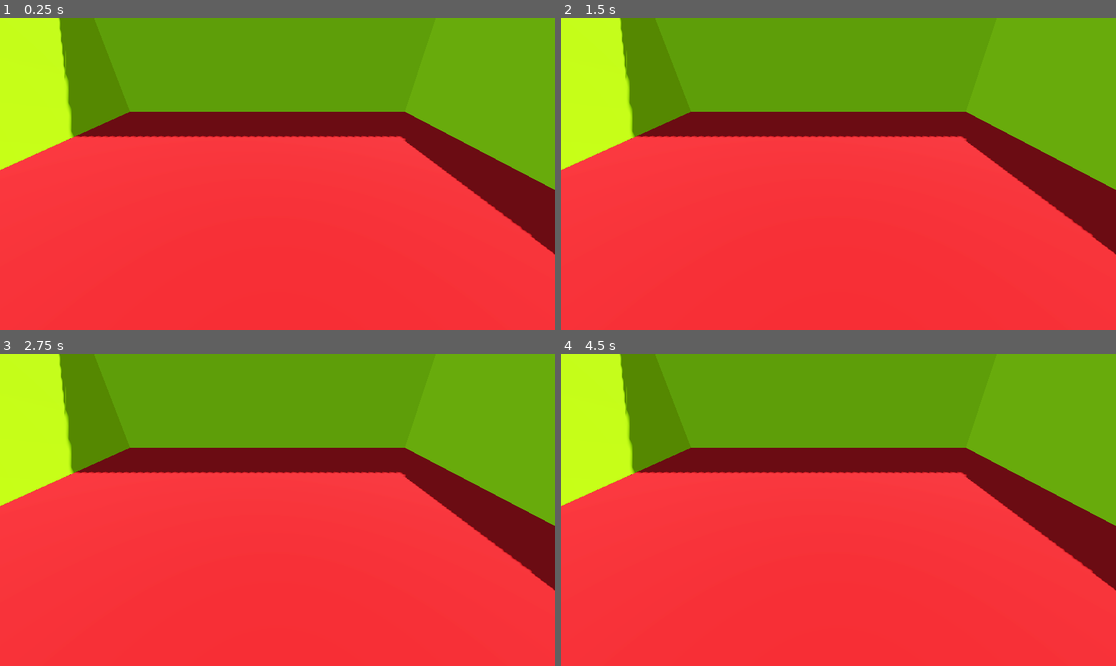
Above: before the commit, frames 1-4 (two rows, left to right).
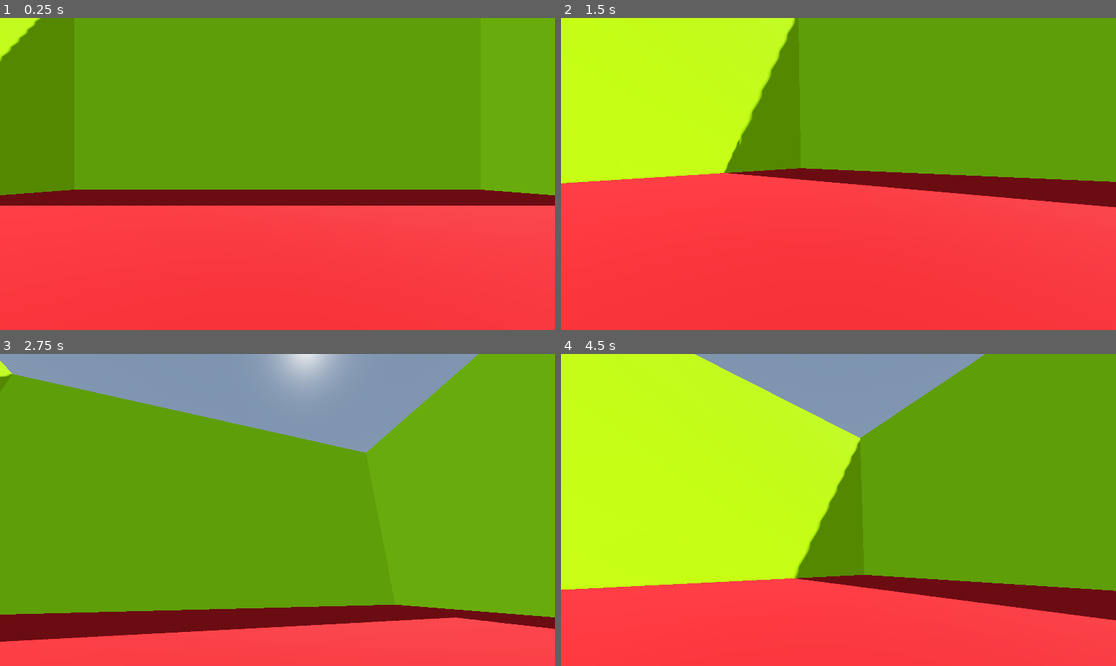
Above: after the commit, the same moments.

Repository: niniren01/godot4-fps-prototype
Game: Godot game, scene res://world.tscn
Same seed, same stepped clock (60 frames per second), same inputs: the game is played once before the commit and once after it.
Inputs (mouse positions are in pixels of both pictures, inside the frame that each line leads up to):
- Up to frame 1 (0.25 s): no input
- Up to frame 2 (1.5 s): tap Enter at 0.5 s; move the mouse to (960, 158) at 0.52 s; tap Space at 1.25 s; move the mouse to (727, 189) at 1.27 s
- Up to frame 3 (2.75 s): tap Enter at 2 s; move the mouse to (333, 441) at 2.02 s
- Up to frame 4 (4.5 s): tap Space at 2.75, 4.25 s; move the mouse to (810, 572) at 2.77 s; tap Enter at 3.5 s; move the mouse to (1005, 556) at 3.52 s; move the mouse to (672, 463) at 4.27 s

The runs differ from the first frame. In frame 1, 30% of the frame differs, in the area x 0-100%, y 0-76%; in frame 2, 27%; in frame 3, 72%, in the area x 0-100%, y 0-93%; in frame 4, 57%.

Commit message:
add a player can look around by mouse motion

Diff:
--- /dev/null
+++ b/character/player.gd
@@ -0,0 +1,18 @@
+extends CharacterBody3D
+
+@onready var camera_3d: Camera3D = $Camera3D
+
+@export var mouse_sensitivity_h = 0.15
+@export var mouse_sensitivity_y = 0.15
+
+func _ready() -> void:
+	Input.mouse_mode = Input.MOUSE_MODE_CAPTURED
+
+func _input(event: InputEvent) -> void:
+	if event is InputEventMouseMotion:
+		rotation_degrees.y -= event.relative.x * mouse_sensitivity_h
+		camera_3d.rotation_degrees.x -= event.relative.y * mouse_sensitivity_y
+		camera_3d.rotation_degrees.x = clamp(camera_3d.rotation_degrees.x, -90, 90)
+
+	if event.is_action_pressed("quit"):
+		get_tree().quit()
--- /dev/null
+++ b/character/player.tscn
@@ -0,0 +1,23 @@
+[gd_scene load_steps=4 format=3 uid="uid://yyf6n8h7uq57"]
+
+[ext_resource type="Script" uid="uid://c8n25wfmewh26" path="res://character/player.gd" id="1_2orxn"]
+
+[sub_resource type="CapsuleMesh" id="CapsuleMesh_8e4qx"]
+
+[sub_resource type="CapsuleShape3D" id="CapsuleShape3D_2orxn"]
+
+[node name="Player" type="CharacterBody3D"]
+collision_layer = 2
+collision_mask = 3
+script = ExtResource("1_2orxn")
+
+[node name="MeshInstance3D" type="MeshInstance3D" parent="."]
+transform = Transform3D(1, 0, 0, 0, 1, 0, 0, 0, 1, 0, 1, 0)
+mesh = SubResource("CapsuleMesh_8e4qx")
+
+[node name="CollisionShape3D" type="CollisionShape3D" parent="."]
+transform = Transform3D(1, 0, 0, 0, 1, 0, 0, 0, 1, 0, 1, 0)
+shape = SubResource("CapsuleShape3D_2orxn")
+
+[node name="Camera3D" type="Camera3D" parent="."]
+transform = Transform3D(1, 0, 0, 0, 1, 0, 0, 0, 1, 0, 1.5, 0)
--- a/project.godot
+++ b/project.godot
@@ -14,3 +14,52 @@
 run/main_scene="uid://4npjgm5mneml"
 config/features=PackedStringArray("4.4", "Forward Plus")
 config/icon="res://icon.svg"
+
+[input]
+
+move_forward={
+"deadzone": 0.2,
+"events": [Object(InputEventKey,"resource_local_to_scene":false,"resource_name":"","device":-1,"window_id":0,"alt_pressed":false,"shift_pressed":false,"ctrl_pressed":false,"meta_pressed":false,"pressed":false,"keycode":0,"physical_keycode":87,"key_label":0,"unicode":119,"location":0,"echo":false,"script":null)
+]
+}
+move_backward={
+"deadzone": 0.2,
+"events": [Object(InputEventKey,"resource_local_to_scene":false,"resource_name":"","device":-1,"window_id":0,"alt_pressed":false,"shift_pressed":false,"ctrl_pressed":false,"meta_pressed":false,"pressed":false,"keycode":0,"physical_keycode":83,"key_label":0,"unicode":115,"location":0,"echo":false,"script":null)
+]
+}
+move_left={
+"deadzone": 0.2,
+"events": [Object(InputEventKey,"resource_local_to_scene":false,"resource_name":"","device":-1,"window_id":0,"alt_pressed":false,"shift_pressed":false,"ctrl_pressed":false,"meta_pressed":false,"pressed":false,"keycode":0,"physical_keycode":65,"key_label":0,"unicode":97,"location":0,"echo":false,"script":null)
+]
+}
+move_right={
+"deadzone": 0.2,
+"events": [Object(InputEventKey,"resource_local_to_scene":false,"resource_name":"","device":-1,"window_id":0,"alt_pressed":false,"shift_pressed":false,"ctrl_pressed":false,"meta_pressed":false,"pressed":false,"keycode":0,"physical_keycode":68,"key_label":0,"unicode":100,"location":0,"echo":false,"script":null)
+]
+}
+jump={
+"deadzone": 0.2,
+"events": [Object(InputEventKey,"resource_local_to_scene":false,"resource_name":"","device":-1,"window_id":0,"alt_pressed":false,"shift_pressed":false,"ctrl_pressed":false,"meta_pressed":false,"pressed":false,"keycode":0,"physical_keycode":32,"key_label":0,"unicode":32,"location":0,"echo":false,"script":null)
+]
+}
+restart={
+"deadzone": 0.2,
+"events": [Object(InputEventKey,"resource_local_to_scene":false,"resource_name":"","device":-1,"window_id":0,"alt_pressed":false,"shift_pressed":false,"ctrl_pressed":false,"meta_pressed":false,"pressed":false,"keycode":0,"physical_keycode":82,"key_label":0,"unicode":114,"location":0,"echo":false,"script":null)
+]
+}
+fullscreen={
+"deadzone": 0.2,
+"events": [Object(InputEventKey,"resource_local_to_scene":false,"resource_name":"","device":-1,"window_id":0,"alt_pressed":false,"shift_pressed":false,"ctrl_pressed":false,"meta_pressed":false,"pressed":false,"keycode":0,"physical_keycode":70,"key_label":0,"unicode":102,"location":0,"echo":false,"script":null)
+]
+}
+quit={
+"deadzone": 0.2,
+"events": [Object(InputEventKey,"resource_local_to_scene":false,"resource_name":"","device":-1,"window_id":0,"alt_pressed":false,"shift_pressed":false,"ctrl_pressed":false,"meta_pressed":false,"pressed":false,"keycode":0,"physical_keycode":4194305,"key_label":0,"unicode":0,"location":0,"echo":false,"script":null)
+]
+}
+
+[layer_names]
+
+3d_render/layer_1="environment"
+3d_physics/layer_1="environment"
+3d_physics/layer_2="character"
--- a/world.tscn
+++ b/world.tscn
@@ -1,4 +1,6 @@
-[gd_scene load_steps=10 format=3 uid="uid://4npjgm5mneml"]
+[gd_scene load_steps=11 format=3 uid="uid://4npjgm5mneml"]
+
+[ext_resource type="PackedScene" uid="uid://yyf6n8h7uq57" path="res://character/player.tscn" id="1_f3sb7"]
 
 [sub_resource type="ProceduralSkyMaterial" id="ProceduralSkyMaterial_gv5m4"]
 sky_horizon_color = Color(0.662243, 0.671743, 0.686743, 1)
@@ -43,6 +45,7 @@
 [node name="Environment" type="Node3D" parent="."]
 
 [node name="Ground" type="MeshInstance3D" parent="Environment"]
+transform = Transform3D(1, 0, 0, 0, 1, 0, 0, 0, 1, 0, -0.5, 0)
 material_override = SubResource("StandardMaterial3D_tlwt5")
 mesh = SubResource("BoxMesh_aqk2v")
 
@@ -91,5 +94,4 @@
 [node name="CollisionShape3D" type="CollisionShape3D" parent="Environment/Wall4/StaticBody3D"]
 shape = SubResource("ConvexPolygonShape3D_pkg7o")
 
-[node name="Camera3D" type="Camera3D" parent="."]
-transform = Transform3D(1, 0, 0, 0, 0.844945, 0.534854, 0, -0.534854, 0.844945, 1.42889, 8.4601, 9.60209)
+[node name="Player" parent="." instance=ExtResource("1_f3sb7")]
Not shown, added: character/player.gd.uid
